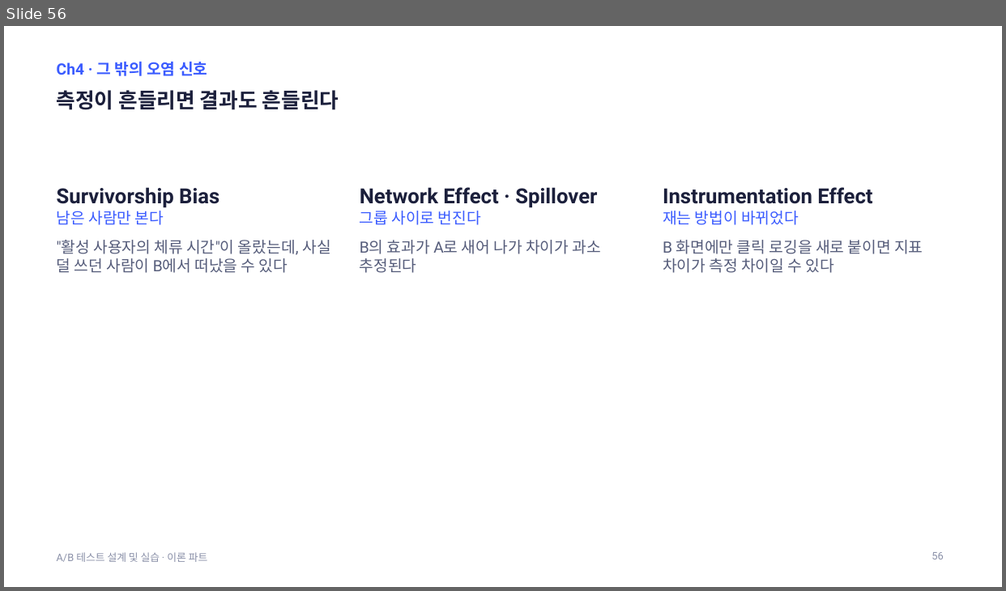
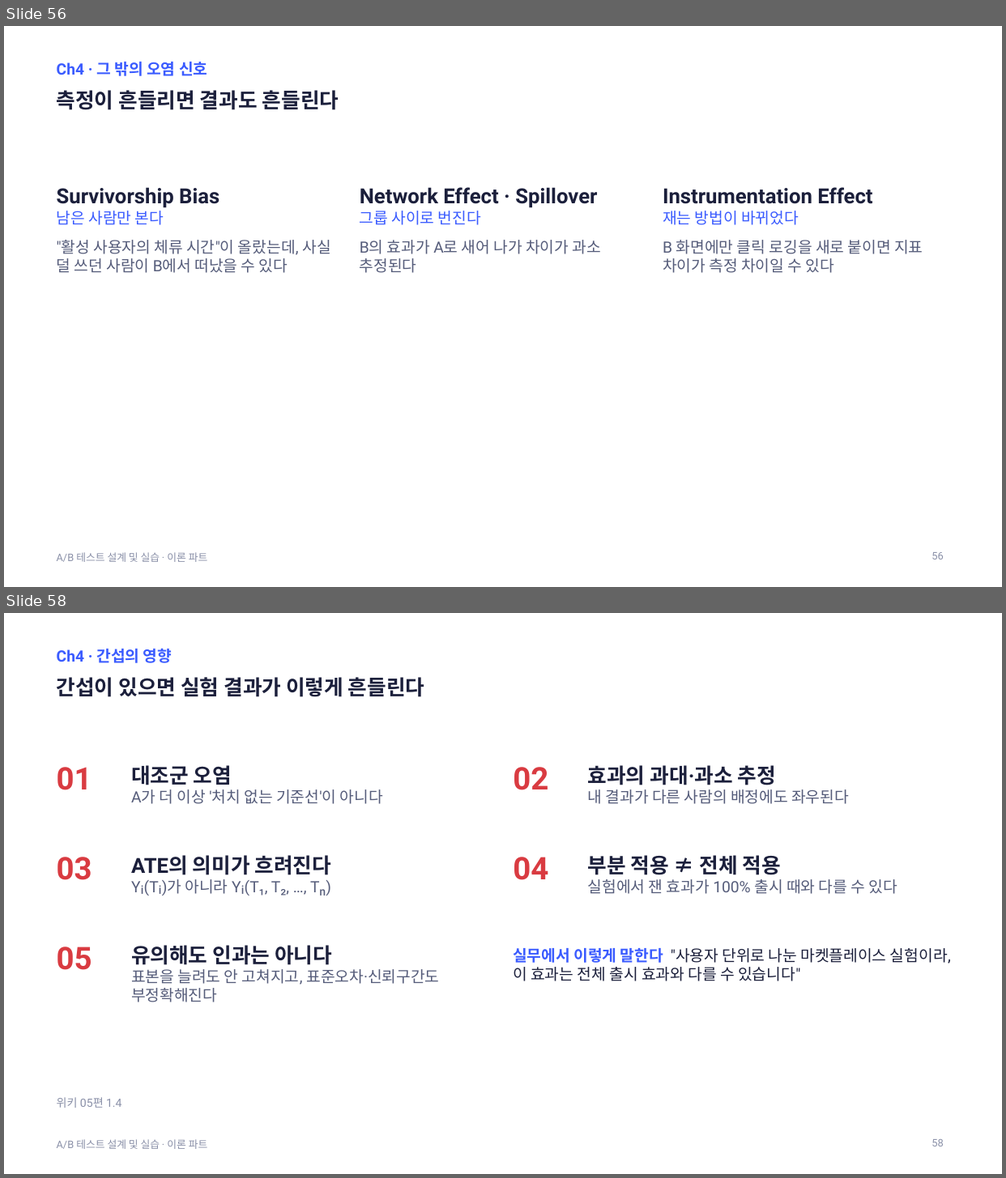
Before and after one commit to kkamret/quickmart-lab-rats, a slide deck: docs/lecture/ab-testing-theory.pptx. Shown one above the other, each under a label of ours: slide 56 before the commit, slides 56 and 58 after it; the slides between them are not shown. The pictures are 1006x591 and 1006x1178 pixels, drawn with LibreOffice and Linux fonts; fonts in the diff are those of the drawing. Boxes give left, top, right and bottom in pixels: in the first picture for what was removed or moved away, otherwise in the second. Text is boxed around its words. In the diff, an @@ line names an element or a change of style, - is before the commit and + after.

Commit message:
docs: 이론 PPT에 간섭 연재 반영
- Ch4에 간섭의 두 경로, 간섭의 영향, 간섭을 줄이는 설계 슬라이드 추가
- 고급 설계 표에서 간섭 대응 설계 행을 정리
- 실험 플랫폼 위키 참조를 07편으로 수정하고 가이드 기록 갱신

Refs #10

```diff
--- a/docs/lecture/ab-testing-theory.pptx
+++ b/docs/lecture/ab-testing-theory.pptx
@@ slide 58 added at box(4, 613, 1002, 1174), background #FFFFFF; not listed: 1 template element that a slide beside it also shows @@
@@ text added at box(57, 648, 172, 663), 15 pt, text #3A5BFF, bold @@
+Ch4 · 간섭의 영향
@@ title added at box(57, 677, 425, 697), 20 pt, text #1B1F3B, bold @@
+간섭이 있으면 실험 결과가 이렇게 흔들린다
@@ text added at box(57, 767, 92, 790), 30 pt, text #D93B41, bold @@
+01
@@ text added at box(131, 765, 383, 804), 15 pt, text #555C7A @@
+대조군 오염
+A가 더 이상 '처치 없는 기준선'이 아니다
@@ text added at box(513, 767, 548, 790), 30 pt, text #D93B41, bold @@
+02
@@ text added at box(588, 765, 849, 804), 15 pt, text #555C7A @@
+효과의 과대·과소 추정
+내 결과가 다른 사람의 배정에도 좌우된다
@@ text added at box(131, 855, 332, 896), 15 pt, text #555C7A @@
+ATE의 의미가 흐려진다
+Yᵢ(Tᵢ)가 아니라 Yᵢ(T₁, T₂, …, Tₙ)
@@ text added at box(588, 855, 897, 894), 15 pt, text #555C7A @@
+부분 적용 ≠ 전체 적용
+실험에서 잰 효과가 100% 출시 때와 다를 수 있다
@@ text added at box(57, 857, 92, 880), 30 pt, text #D93B41, bold @@
+03
@@ text added at box(513, 857, 548, 880), 30 pt, text #D93B41, bold @@
+04
@@ text added at box(57, 947, 92, 970), 30 pt, text #D93B41, bold @@
+05
@@ text added at box(131, 945, 439, 1003), 15 pt, text #555C7A @@
+유의해도 인과는 아니다
+표본을 늘려도 안 고쳐지고, 표준오차·신뢰구간도 부정확해진다
@@ text added at box(513, 948, 951, 982), 15 pt, text #1B1F3B @@
+실무에서 이렇게 말한다 "사용자 단위로 나눈 마켓플레이스 실험이라, 이 효과는 전체 출시 효과와 다를 수 있습니다"
@@ text added at box(57, 1097, 122, 1108), 11 pt, text #8A90A8 @@
+위키 05편 1.4
@@ page number added at box(931, 1139, 943, 1147), 10 pt, text #8A90A8 @@
+58
```
Also in this commit, not shown: 6 slides changed, 2 other slides added, 1 other file.
